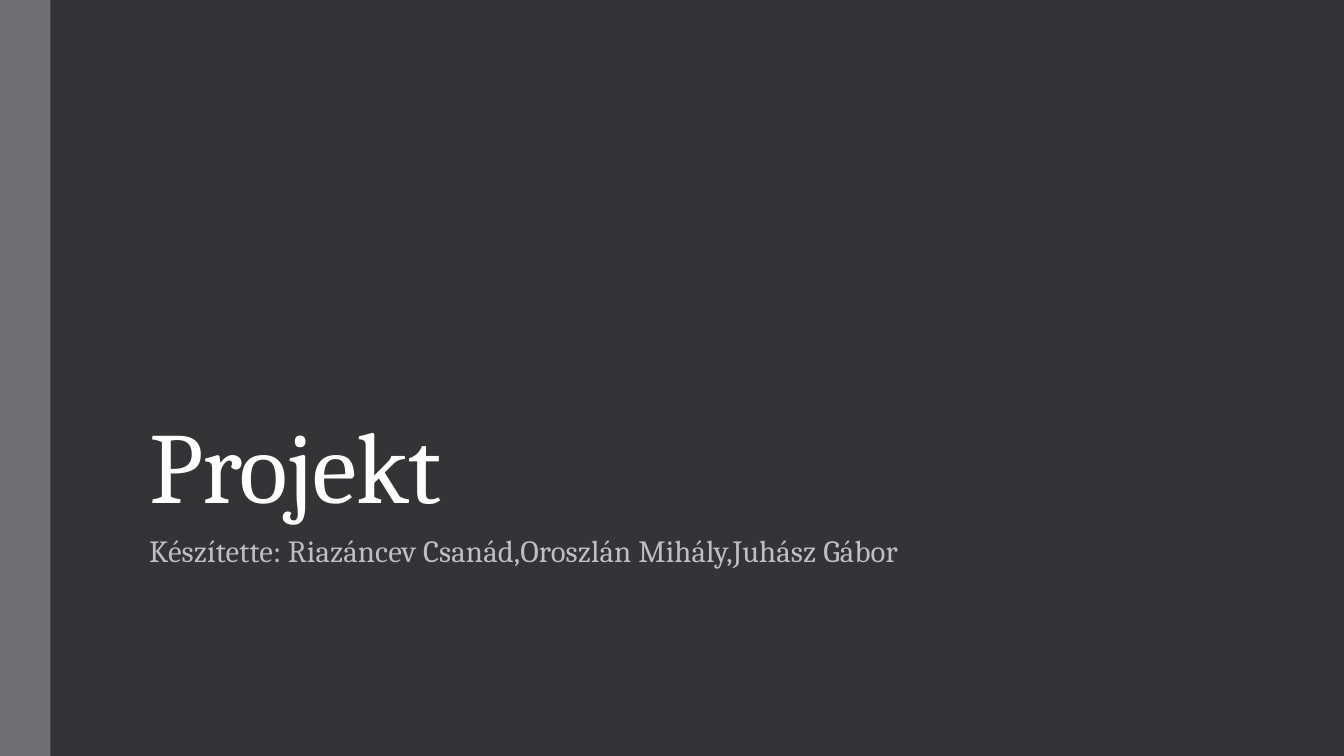
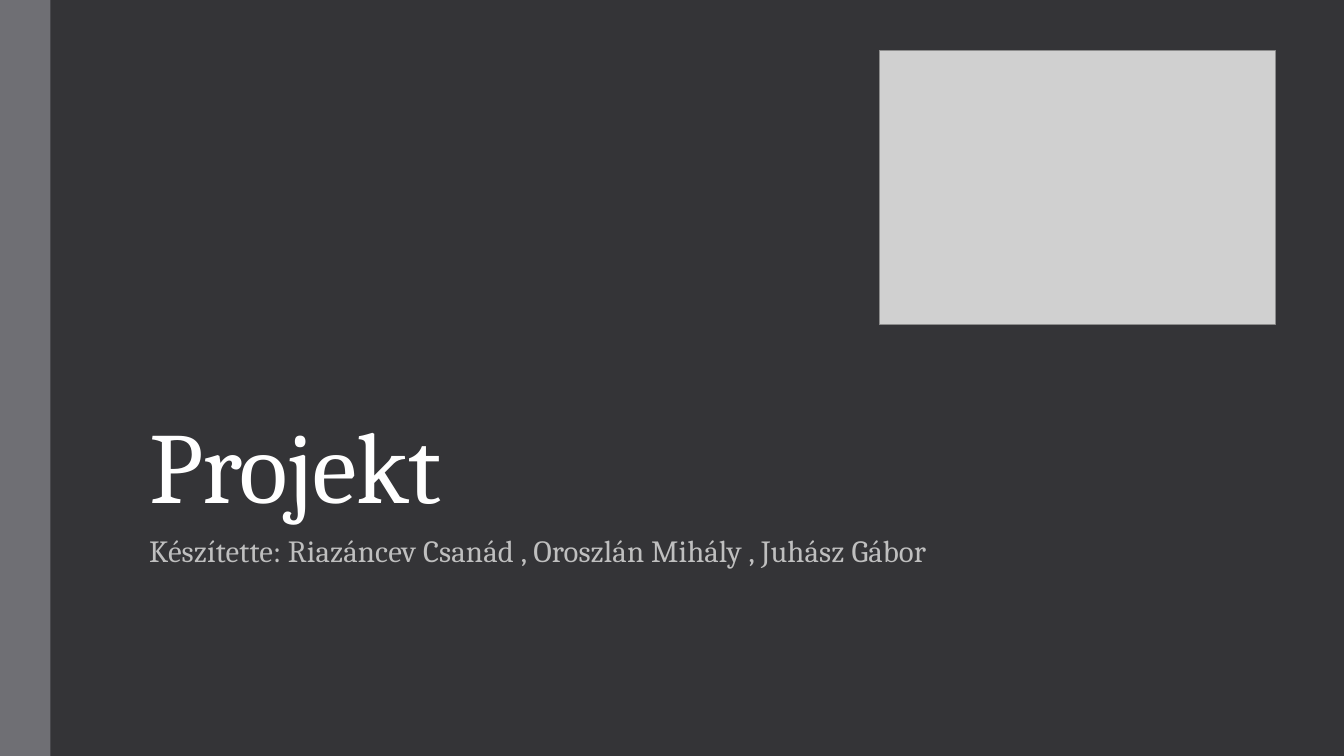
Before and after one commit to OsziMisi/Turros-elelmiszerlanc, a slide deck: slide 1 of Projekt.pptx. Drawn at 1344x756 pixels with LibreOffice and Linux fonts; fonts in the diff are those of the drawing; grey boxes stand for pictures. Boxes give left, top, right and bottom in pixels: in the first picture for what was removed or moved away, otherwise in the second. Text is boxed around its words. In the diff, an @@ line names an element or a change of style, - is before the commit and + after.

```diff
--- a/Projekt.pptx
+++ b/Projekt.pptx
@@ picture added at (879, 50, 1275, 325) @@
@@ subtitle at (149, 540, 926, 569): spaces changed @@
-Készítette: Riazáncev Csanád,Oroszlán Mihály,Juhász Gábor
+Készítette: Riazáncev Csanád , Oroszlán Mihály , Juhász Gábor
```
Also in this commit, not shown: 4 other slides changed, 1 slide added, 1 slide removed.
